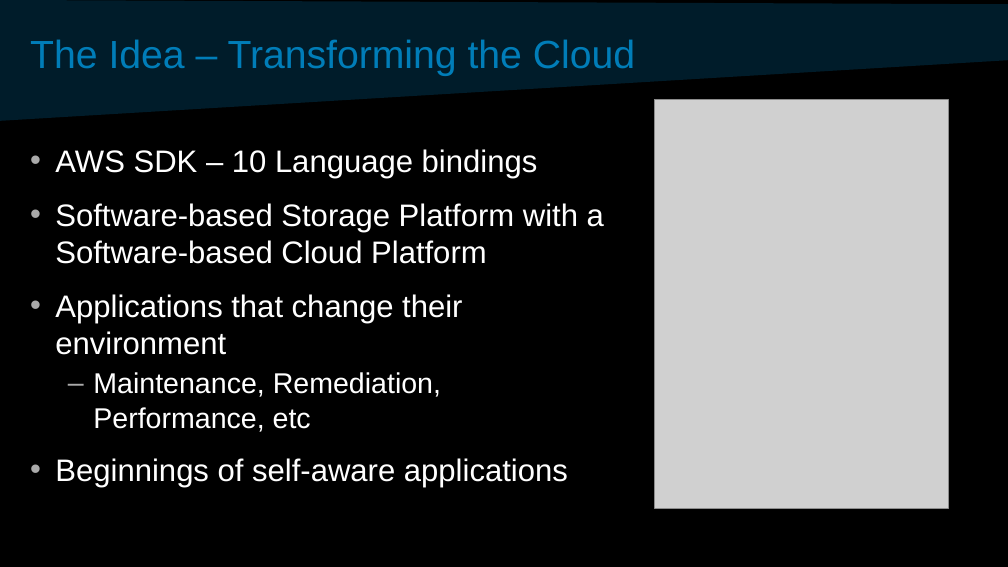
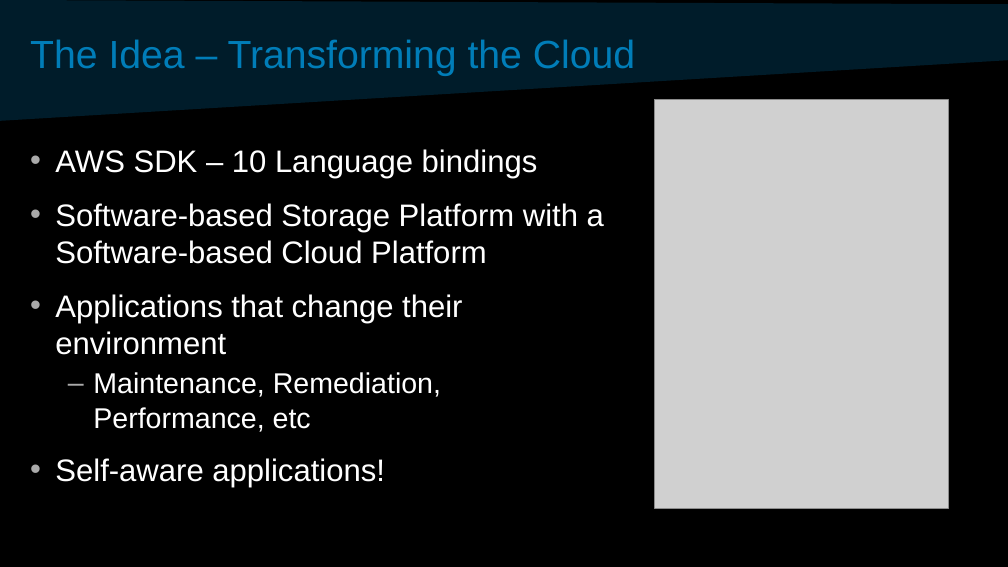
Before and after one commit to davidvonthenen/proposals, a slide deck: slide 24 of 2017_SCALE15/SCaLE-ConSchedAndSDSChangeCloud.pptx. Drawn at 1008x567 pixels with LibreOffice and Linux fonts; fonts in the diff are those of the drawing; grey boxes stand for pictures; background and template pictures are left out. Boxes give left, top, right and bottom in pixels: in the first picture for what was removed or moved away, otherwise in the second. Text is boxed around its words. In the diff, an @@ line names an element or a change of style, - is before the commit and + after.

Commit message:
Update to GopherCon presentation

```diff
--- a/2017_SCALE15/SCaLE-ConSchedAndSDSChangeCloud.pptx
+++ b/2017_SCALE15/SCaLE-ConSchedAndSDSChangeCloud.pptx
@@ text at [55, 458, 385, 488]: text changed @@
-• Beginnings of self-aware applications
+• Self-aware applications!
```
Also in this commit, not shown: 1 other file.
